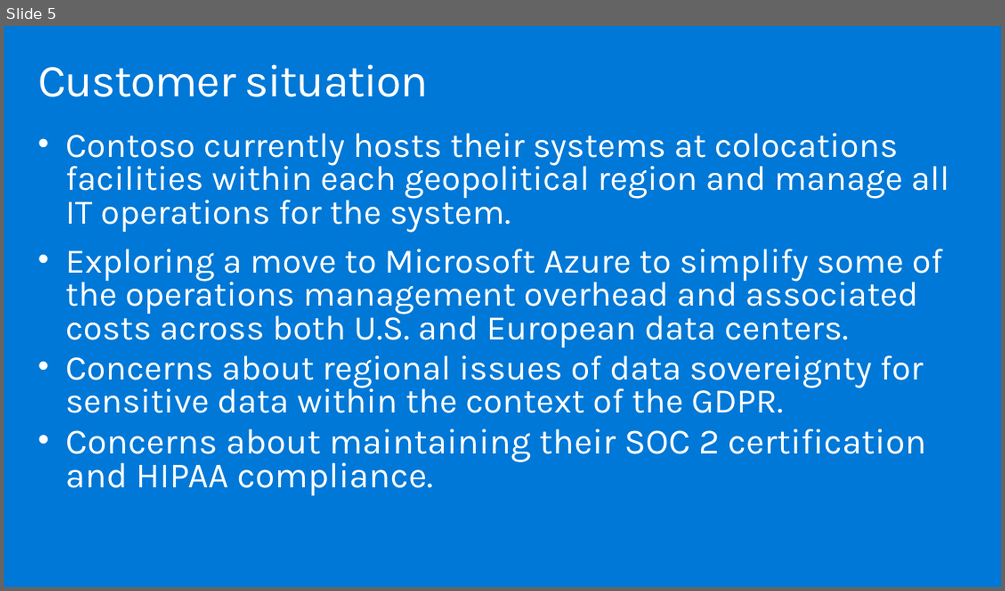
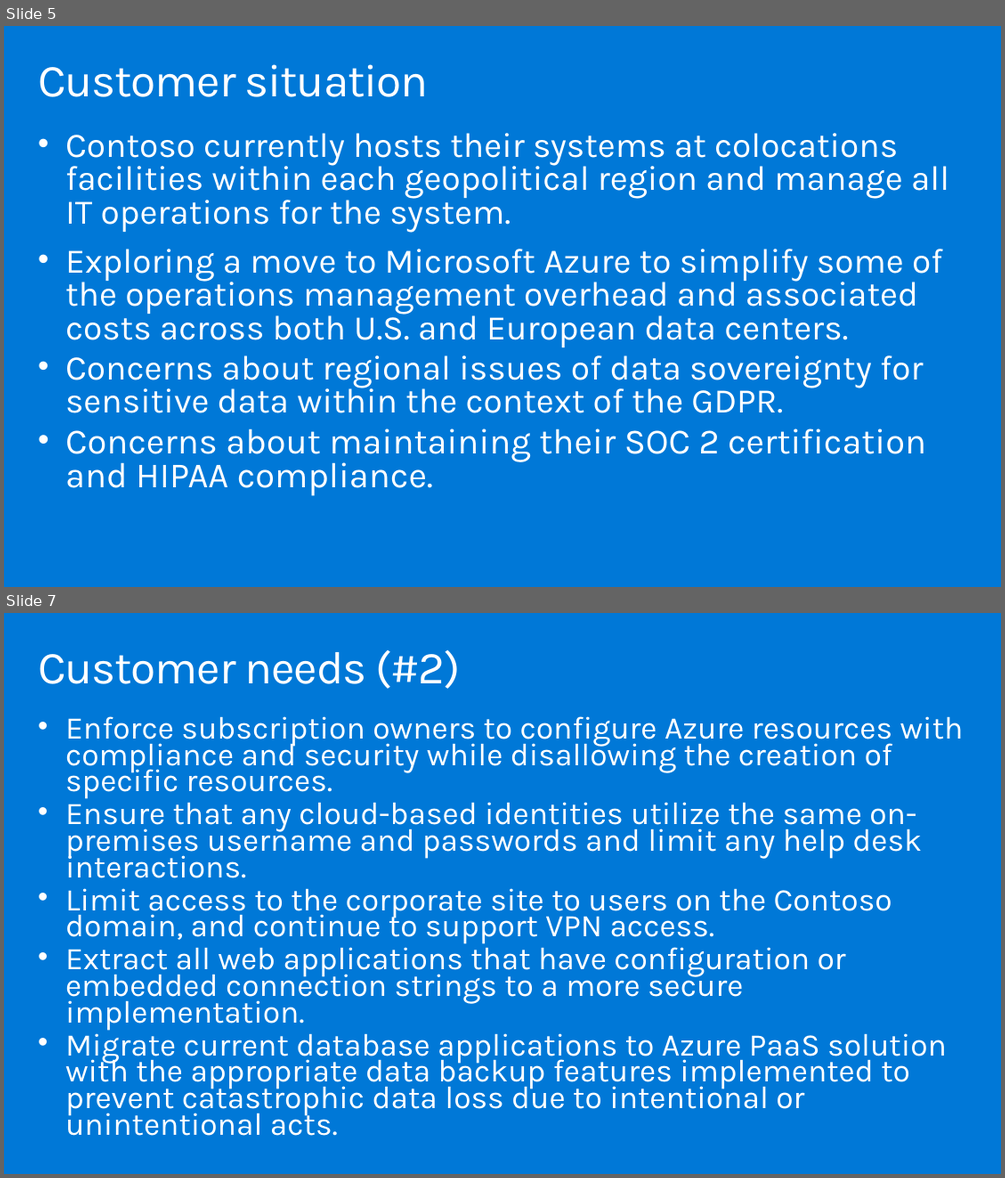
Before and after one commit to tejaswini972/MCW-Security-baseline-on-Azure, a slide deck: Whiteboard design session/WDS trainer presentation - Security baseline on Azure.pptx. Shown one above the other, each under a label of ours: slide 5 before the commit, slides 5 and 7 after it; the slides between them are not shown. The pictures are 1005x591 and 1005x1178 pixels, drawn with LibreOffice and Linux fonts; fonts in the diff are those of the drawing. Boxes give left, top, right and bottom in pixels: in the first picture for what was removed or moved away, otherwise in the second. Text is boxed around its words. In the diff, an @@ line names an element or a change of style, - is before the commit and + after.

```diff
--- a/Whiteboard design session/WDS trainer presentation - Security baseline on Azure.pptx
+++ b/Whiteboard design session/WDS trainer presentation - Security baseline on Azure.pptx
@@ slide 7 added at (4,613,1001,1174), background #0078D7 @@
@@ title added at (38,649,461,689), 44.1 pt, text #FFFFFF @@
+Customer needs (#2)
@@ text added at (65,716,963,1135), 30.4 pt, text #FFFFFF @@
+• Enforce subscription owners to configure Azure resources with compliance and security while disallowing the creation of specific resources.
+• Ensure that any cloud-based identities utilize the same on-premises username and passwords and limit any help desk interactions.
+• Limit access to the corporate site to users on the Contoso domain, and continue to support VPN access.
+• Extract all web applications that have configuration or embedded connection strings to a more secure implementation.
+• Migrate current database applications to Azure PaaS solution with the appropriate data backup features implemented to prevent catastrophic data loss due to intentional or unintentional acts.
```
Also in this commit, not shown: 4 slides changed, 2 other slides added, 1 other file.
